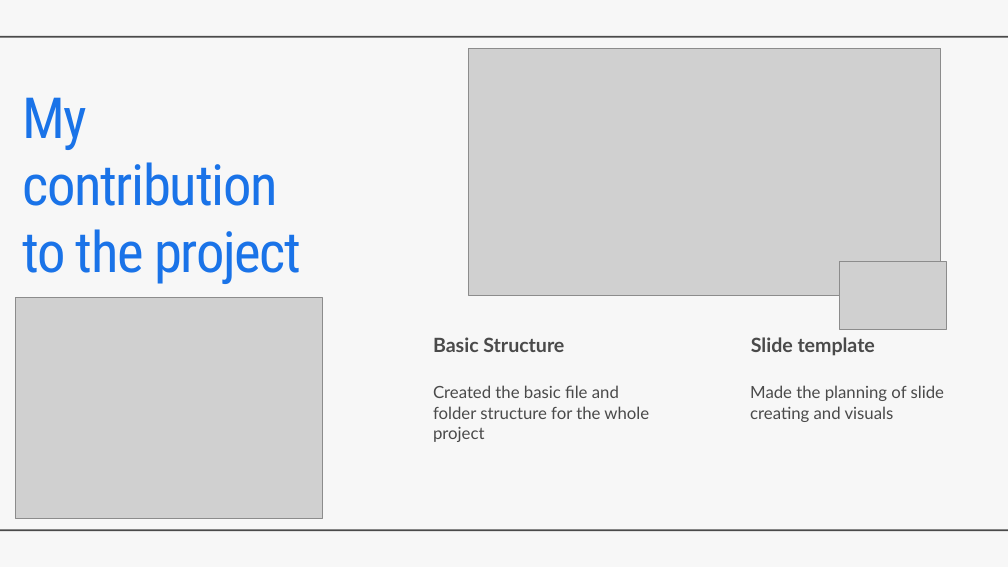
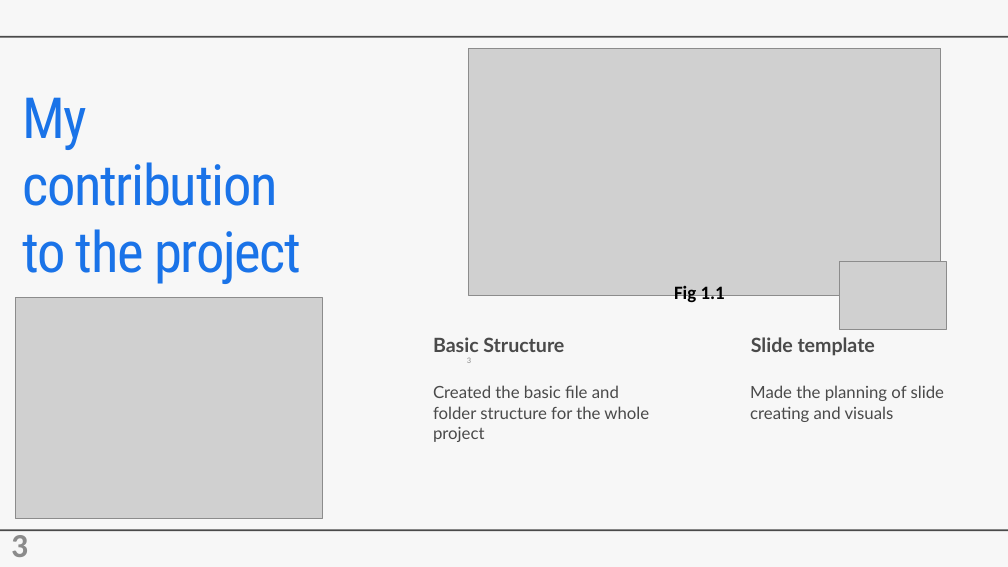
Before and after one commit to Sakib-008/Numerical-Lab-Project, a slide deck: slide 3 of Numerical Presentation (Final).pptx. Drawn at 1008x567 pixels with LibreOffice and Linux fonts; fonts in the diff are those of the drawing; grey boxes stand for pictures. Boxes give left, top, right and bottom in pixels: in the first picture for what was removed or moved away, otherwise in the second. Text is boxed around its words. In the diff, an @@ line names an element or a change of style, - is before the commit and + after.

```diff
--- a/Numerical Presentation (Final).pptx
+++ b/Numerical Presentation (Final).pptx
@@ text added at bbox=[674, 286, 725, 302], 18 pt, text #000000, bold @@
+Fig 1.1
@@ page number added at bbox=[467, 358, 471, 363], 8 pt, text #8C8C8C @@
+3
@@ page number added at bbox=[11, 530, 28, 557], 32 pt, text #8C8C8C, bold @@
+3
```
Also in this commit, not shown: 20 other slides changed, 5 slides added, 4 slides removed.
